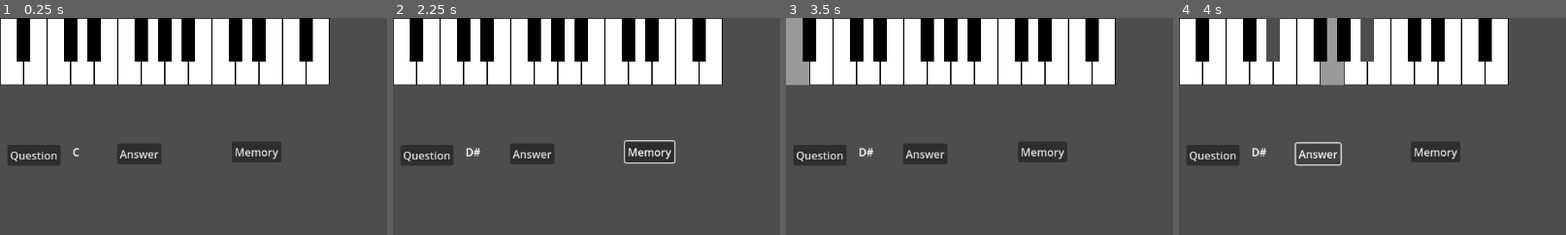
Above: before the commit, frames 1-4 (left to right).
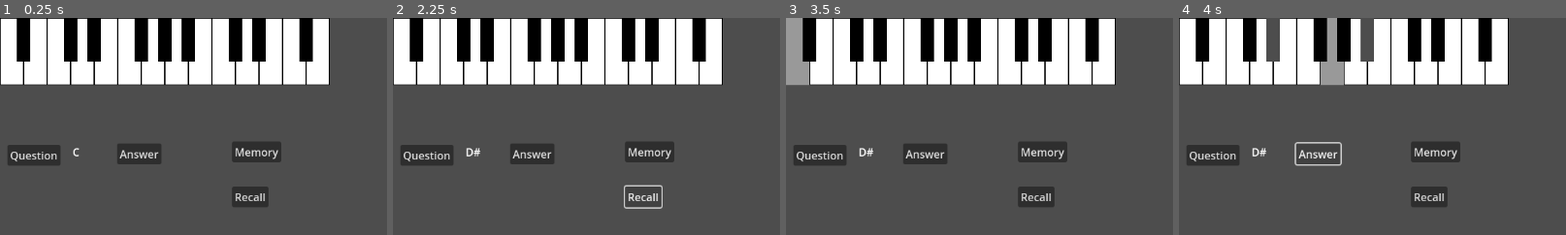
Above: after the commit, the same moments.

Repository: mjXmsdgh/godot_piano
Game: Godot game, scene res://scenes/chord_to_notes.tscn
Same seed, same stepped clock (60 frames per second), same inputs: the game is played once before the commit and once after it.
Inputs (mouse positions are % of the whole screen's width and height, from its top left):
- Up to frame 1 (0.25 s): no input
- Up to frame 2 (2.25 s): click "Question" at 0.5 s; click "Memory" at 1.25 s; click (32, 41) at 2 s, where only the run after the commit has a clickable "Recall"
- Up to frame 3 (3.5 s): click (2, 8) at 2.77 s
- Up to frame 4 (4 s): click "Answer" at 3.5 s
The pictures show only the part of the screen within x 0-50%, y 0-50%; the shares and areas given below are measured in that part.

The runs differ from the first frame. In frame 1, 0.8% of the frame differs, in the area x 59-70%, y 77-88%; in frame 2, 0.7%; in frame 3, 0.8%; in frame 4, 0.8%.

Commit message:
add recall

Diff:
--- a/godot_piano/scenes/chord_to_notes.tscn
+++ b/godot_piano/scenes/chord_to_notes.tscn
@@ -45,6 +45,14 @@
 offset_bottom = 215.0
 text = "Memory"
 
+[node name="recall" type="Button" parent="QuestionNode/Memory"]
+offset_left = 345.0
+offset_top = 251.0
+offset_right = 399.0
+offset_bottom = 282.0
+text = "Recall"
+
 [connection signal="pressed" from="QuestionNode/Button" to="QuestionNode" method="_on_button_pressed"]
 [connection signal="pressed" from="QuestionNode/answer" to="QuestionNode" method="_on_answer_pressed"]
 [connection signal="pressed" from="QuestionNode/Memory/memory" to="QuestionNode/Memory" method="_on_memory_pressed"]
+[connection signal="pressed" from="QuestionNode/Memory/recall" to="QuestionNode/Memory" method="_on_recall_pressed"]
--- a/godot_piano/scripts/memory.gd
+++ b/godot_piano/scripts/memory.gd
@@ -1,6 +1,8 @@
 extends Node2D
 
 var memory_chord_notes=[]
+
+signal recall_chord_selected(chord_notes: Array)
 
 
 # Called when the node enters the scene tree for the first time.
@@ -21,3 +23,14 @@
 	var temp=test.current_chord_notes
 
 	print(temp)
+
+	memory_chord_notes.append(temp)
+
+
+func _on_recall_pressed() -> void:
+
+	var selected_notes=memory_chord_notes[0]
+
+	emit_signal("recall_chord_selected",selected_notes)
+
+	memory_chord_notes.remove_at(0)
--- a/godot_piano/scripts/question_node.gd
+++ b/godot_piano/scripts/question_node.gd
@@ -5,6 +5,8 @@
 var current_chord_notes=[]
 var pressed_chord=[]
 var kenban=null
+
+var memory_node=null
 
 # Called when the node enters the scene tree for the first time.
 func _ready() -> void:
@@ -15,6 +17,11 @@
 	for key_child in kenban.get_children():
 		if key_child.has_signal("key_pressed"):
 			key_child.key_pressed.connect(Callable(self,"_on_key_pressed_received"))
+
+
+	memory_node=get_node_or_null("./Memory")
+	memory_node.recall_chord_selected.connect(Callable(self,"_on_recall_chord_selected"))
+
 
 
 
@@ -89,3 +96,13 @@
 	for item in current_chord_notes:
 		print(item)
 		$"../kenban".play_note(item)
+
+func _on_recall_chord_selected(notes: Array) -> void:
+
+	print("received recall_chord_selected signal with notes: ",notes)
+
+	current_chord_notes=notes
+
+	$Question.text=str(current_chord)
+
+	pressed_chord.clear()
